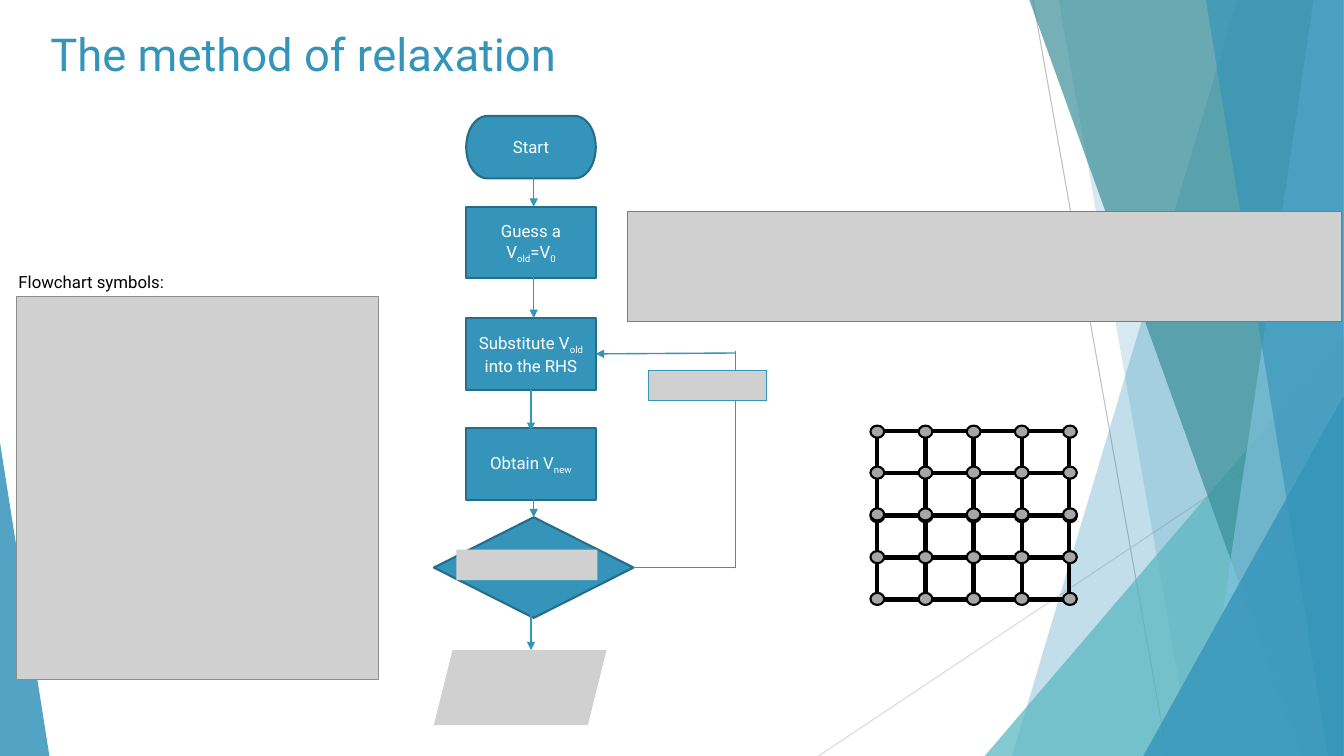
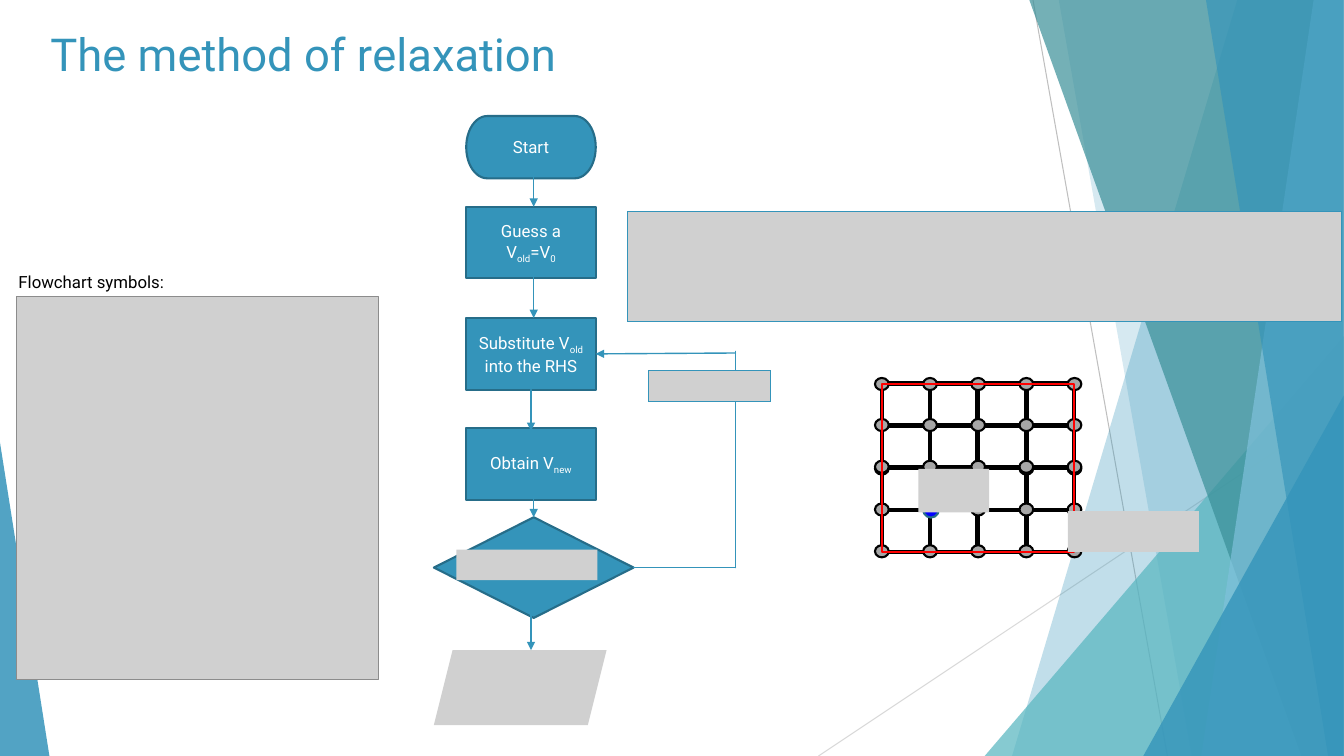
Before and after one commit to Wayne-4415/-, a slide deck: slide 30 of Partial differential equations (PDEs) 2021.pptx (slide 29 before the commit). Drawn at 1344x756 pixels with LibreOffice and Linux fonts; fonts in the diff are those of the drawing; grey boxes stand for pictures. Boxes give left, top, right and bottom in pixels: in the first picture for what was removed or moved away, otherwise in the second. Text is boxed around its words. In the diff, an @@ line names an element or a change of style, - is before the commit and + after.

```diff
--- a/Partial differential equations (PDEs) 2021.pptx
+++ b/Partial differential equations (PDEs) 2021.pptx
@@ 15 ellipses, 6 lines, 4 rectangles: place and size @@
-15 ellipses, 6 lines, 4 rectangles at [871,432,1078,605]
+15 ellipses, 6 lines, 4 rectangles at [875,384,1082,558]
@@ group added at [882,384,1199,553]: 2 pictures, 1 rectangle, 1 ellipse @@
@@ 15 ellipses, 2 lines: place and size @@
-15 ellipses, 2 lines at [871,425,1078,600]
+15 ellipses, 2 lines at [875,378,1082,553]
```
Also in this commit, not shown: 13 other slides changed, 6 slides added, 5 slides removed, 1 other file.
